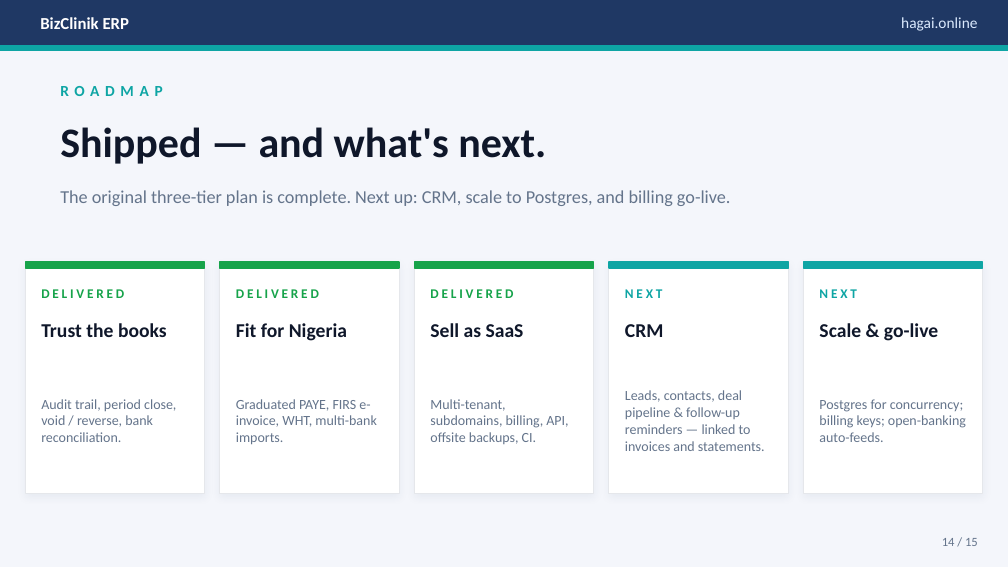
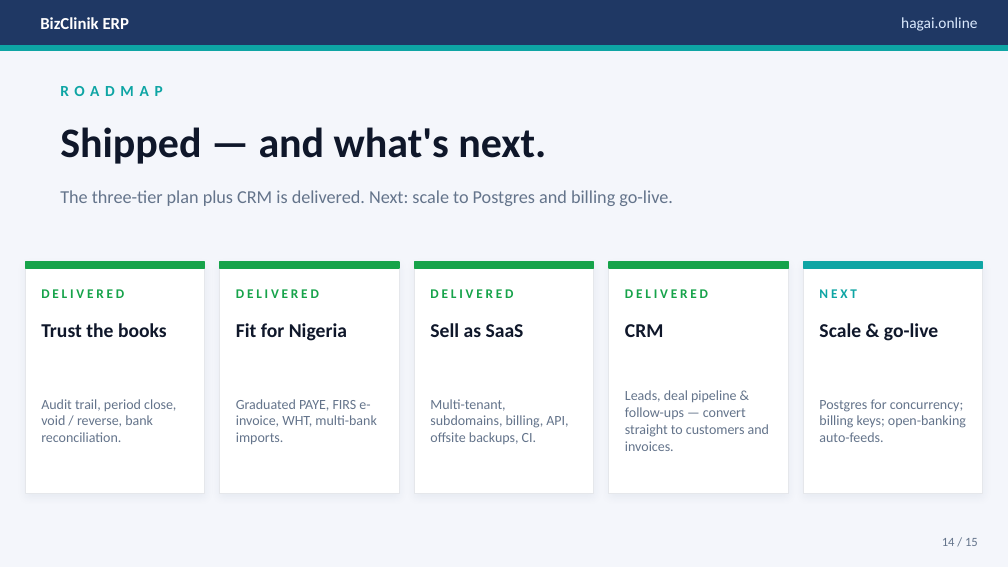
Before and after one commit to Habayode/bizclinik-erp, a slide deck: slide 14 of BizClinik_ERP_Explainer_2026-06-05.pptx. Drawn at 1008x567 pixels with LibreOffice and Linux fonts; fonts in the diff are those of the drawing. Boxes give left, top, right and bottom in pixels: in the first picture for what was removed or moved away, otherwise in the second. Text is boxed around its words. In the diff, an @@ line names an element or a change of style, - is before the commit and + after.

```diff
--- a/BizClinik_ERP_Explainer_2026-06-05.pptx
+++ b/BizClinik_ERP_Explainer_2026-06-05.pptx
@@ text at bbox=[60, 190, 673, 206]: text changed @@
-The original three-tier plan is complete. Next up: CRM, scale to Postgres, and billing go-live.
+The three-tier plan plus CRM is delivered. Next: scale to Postgres and billing go-live.
@@ rectangle at bbox=[609, 262, 788, 268]: fill #0EA5A4 to #16A34A; outline #0EA5A4 1 pt to #16A34A 1 pt @@
@@ text at bbox=[625, 289, 708, 298]: text changed; text colour #0EA5A4 to #16A34A @@
-NEXT
+DELIVERED
@@ text at bbox=[625, 390, 769, 451]: text changed @@
-Leads, contacts, deal pipeline & follow-up reminders — linked to invoices and statements.
+Leads, deal pipeline & follow-ups — convert straight to customers and invoices.
```
Also in this commit, not shown: 1 other slide changed, 1 other file.
